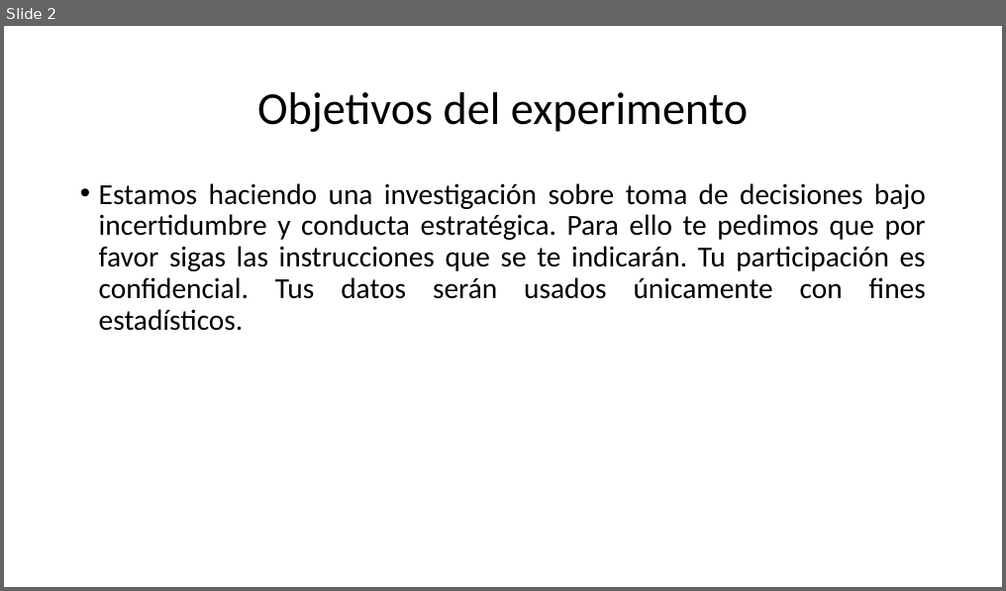
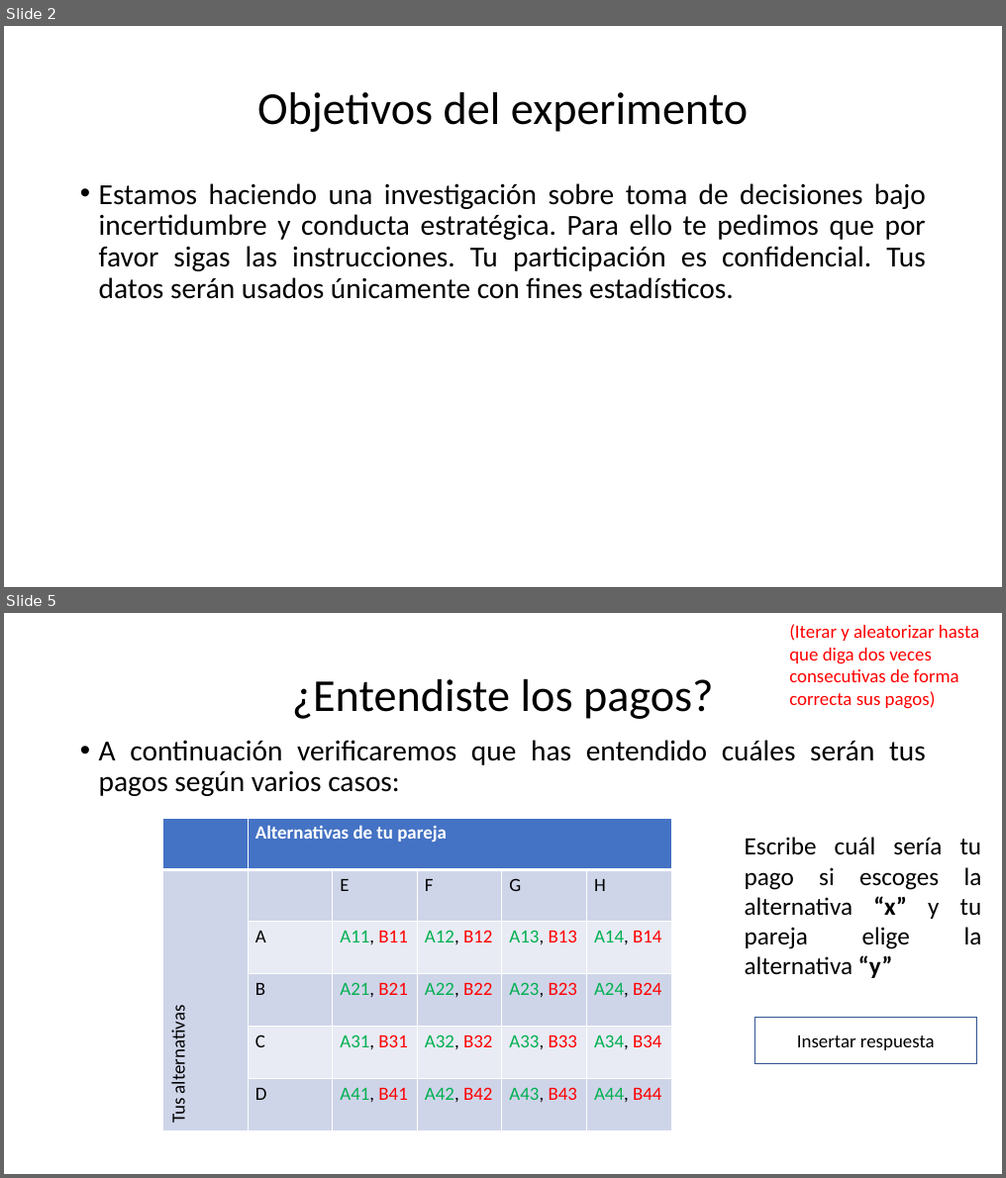
Before and after one commit to ManuelVU/Games-and-Quantal-Equilibrium, a slide deck: Instrucciones.pptx. Shown one above the other, each under a label of ours: slide 2 before the commit, slides 2 and 5 after it; the slides between them are not shown. The pictures are 1006x591 and 1006x1178 pixels, drawn with LibreOffice and Linux fonts; fonts in the diff are those of the drawing. Boxes give left, top, right and bottom in pixels: in the first picture for what was removed or moved away, otherwise in the second. Text is boxed around its words. In the diff, an @@ line names an element or a change of style, - is before the commit and + after.

```diff
--- a/Instrucciones.pptx
+++ b/Instrucciones.pptx
@@ slide 5 added at (x1=4, y1=613, x2=1002, y2=1174), background #FFFFFF @@
@@ text added at (x1=789, y1=624, x2=979, y2=709), 18 pt, text #FF0000 @@
+(Iterar y aleatorizar hasta que diga dos veces consecutivas de forma correcta sus pagos)
@@ title added at (x1=292, y1=679, x2=714, y2=719), 44 pt, text #000000 @@
+¿Entendiste los pagos?
@@ text added at (x1=99, y1=740, x2=926, y2=796), 28 pt, text #000000 @@
+• A continuación verificaremos que has entendido cuáles serán tus pagos según varios casos:
@@ table added at (x1=163, y1=818, x2=671, y2=1131), 6 rows, 6 columns @@
+ | Alternativas de tu pareja |  |  |  | 
+Tus alternativas |  | E | F | G | H
+ | A | A11, B11 | A12, B12 | A13, B13 | A14, B14
+ | B | A21, B21 | A22, B22 | A23, B23 | A24, B24
+ | C | A31, B31 | A32, B32 | A33, B33 | A34, B34
+ | D | A41, B41 | A42, B42 | A43, B43 | A44, B44
@@ text added at (x1=745, y1=837, x2=942, y2=978), 24 pt, text #000000 @@
+Escribe cuál sería tu pago si escoges la alternativa “x” y tu pareja elige la alternativa “y”
@@ rectangle added at (x1=754, y1=1018, x2=977, y2=1064), outline #325491 1 pt, 18 pt, text #000000 @@
+Insertar respuesta
@@ slide 2 changed as well @@
@@ text at (x1=99, y1=183, x2=926, y2=299): text changed @@
-• Estamos haciendo una investigación sobre toma de decisiones bajo incertidumbre y conducta estratégica. Para ello te pedimos que por favor sigas las instrucciones que se te indicarán. Tu participación es confidencial. Tus datos serán usados únicamente con fines estadísticos.
+• Estamos haciendo una investigación sobre toma de decisiones bajo incertidumbre y conducta estratégica. Para ello te pedimos que por favor sigas las instrucciones. Tu participación es confidencial. Tus datos serán usados únicamente con fines estadísticos.
```
Also in this commit, not shown: 3 other slides changed, 10 other slides added, 1 slide removed.
